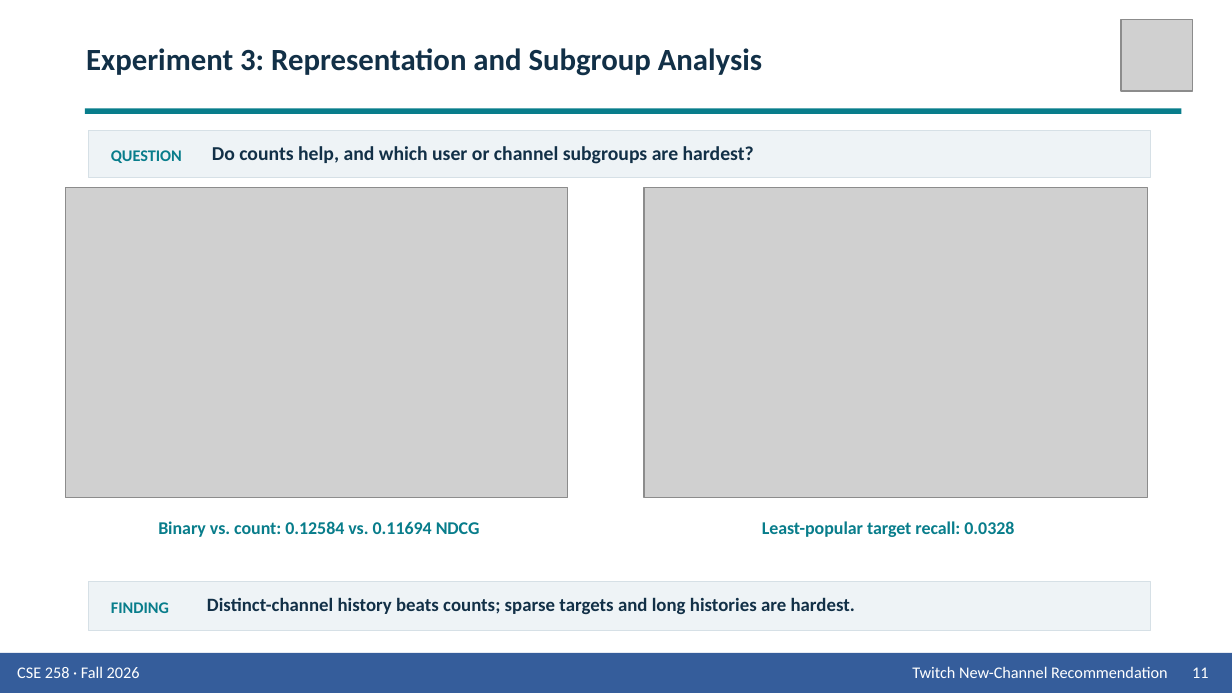
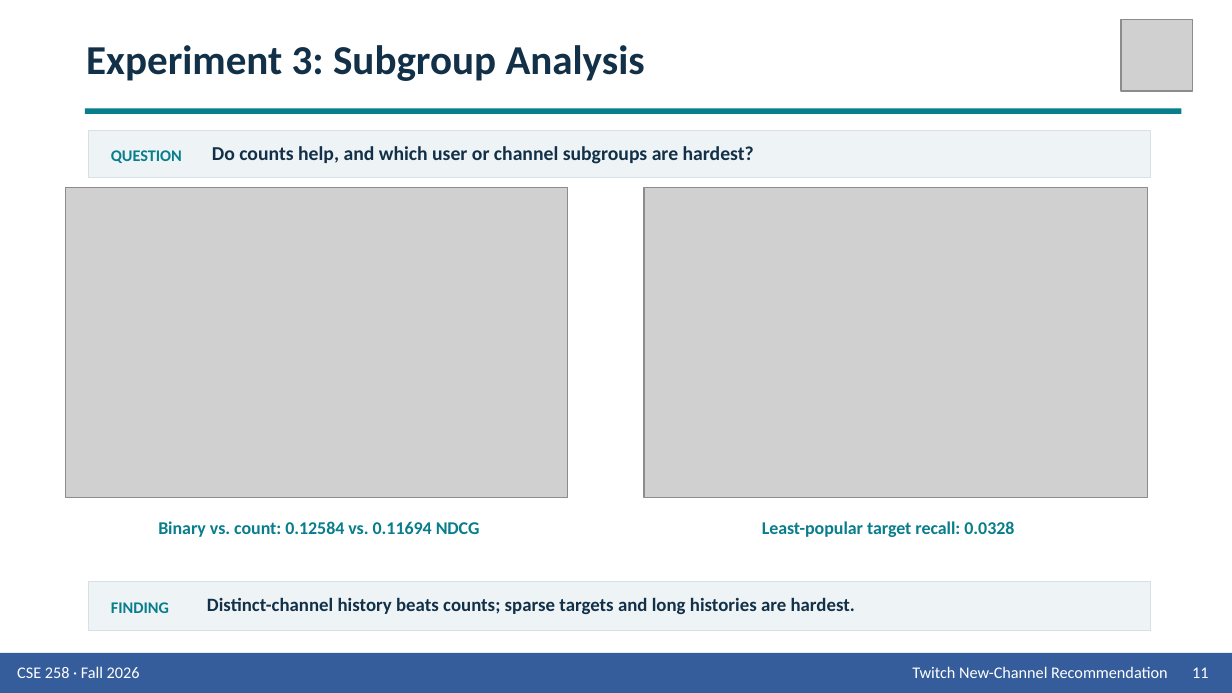
Before and after one commit to Wen-Chieh-Lo/You-know-who-did-God-did-, a slide deck: slide 11 of presentation/Group_9_Presentation_Twitch.pptx. Drawn at 1232x693 pixels with LibreOffice and Linux fonts; fonts in the diff are those of the drawing; grey boxes stand for pictures. Boxes give left, top, right and bottom in pixels: in the first picture for what was removed or moved away, otherwise in the second. Text is boxed around its words. In the diff, an @@ line names an element or a change of style, - is before the commit and + after.

```diff
--- a/presentation/Group_9_Presentation_Twitch.pptx
+++ b/presentation/Group_9_Presentation_Twitch.pptx
@@ text at (86,45,645,81): text changed; size 18 to 24 pt @@
-Experiment 3: Representation and Subgroup Analysis
+Experiment 3: Subgroup Analysis
```
Also in this commit, not shown: 13 other slides changed, 1 slide added, 1 slide removed, 2 other files.
